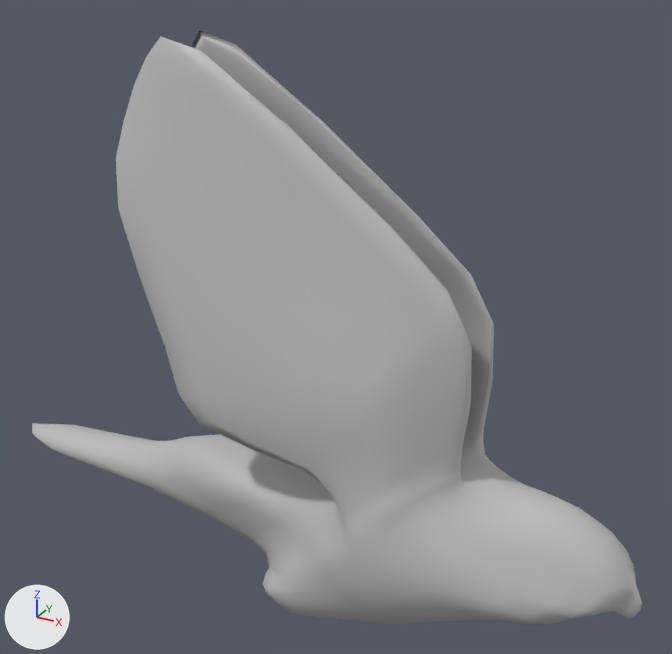
The FBX model ReEngineApp/_Binary/Data/MFBX/Birbs/falconBody.fbx, before and after one commit.
One viewpoint serves both versions: a camera (50 mm lens) standing at (0.017, -0.0256, 0.0214) and looking at (0.0023, 0.0011, 0.008). Arrows for +X, +Y and +Z are at lower left; the lights stay in place. Where no turn or scale is listed for an object, it has been applied to the vertices.

The older version as bpy lines, for what is in view:
```python
mat_lambert1 = principled_material('lambert1')
mat_lambert1.base_color = (0.5, 0.5, 0.5)  # grey #bcbcbc
me_mesh = bpy.data.meshes.new('Mesh')
me_mesh.from_pydata(...)  # 1198 vertices, 1196 faces; spans x -0.0127..0.014, y -0.0034..0.0034, z -0.0025..0.0179
me_mesh.materials.append(mat_lambert1)  # grey #bcbcbc
ob_psphere3 = bpy.data.objects.new('pSphere3', me_mesh)
ob_psphere3.location = (0.0, 0.0, 0.0)
```
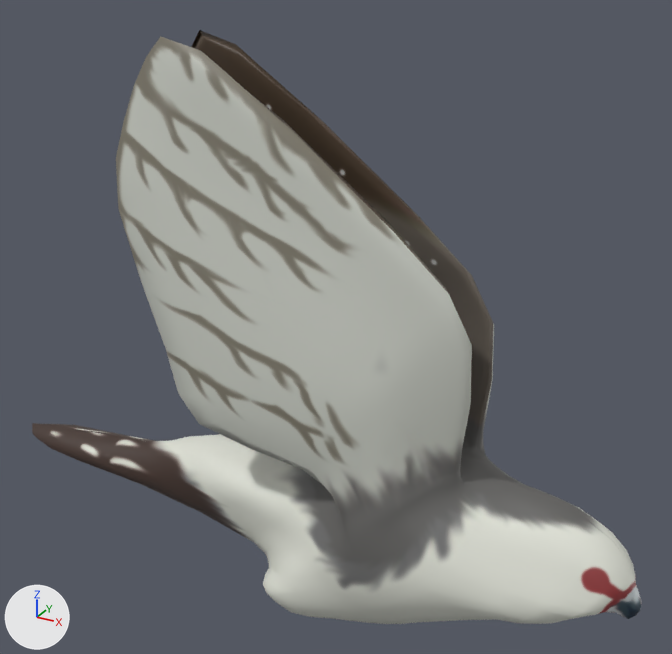
What differs and where, as boxes (x1, y1, x2, y2) in the pictures (672 x 654 px):
```json
{"object": "pSphere3", "change": "surface changed", "before": [32, 30, 642, 624], "after": [32, 30, 642, 624]}
```

The change, as JSON lines over the scene's bpy script:
```json
{"op": "add", "block": "img_falcondiffuse_png", "code": ["img_falcondiffuse_png = load_image('falconDiffuse.png', '../../Textures/falconDiffuse.png', 1024, 1024, 'sRGB')"]}
{"op": "remove", "block": "mat_lambert1", "code": "mat_lambert1.base_color = (0.5, 0.5, 0.5)  # grey #bcbcbc"}
{"op": "add", "block": "mat_lambert1", "code": "mat_lambert1.texture = img_falcondiffuse_png"}
{"block": "me_mesh", "where": "me_mesh.from_pydata(...)  # 1198 vertices, 1196 faces; spans x -0.0127..0.014, y -0.0034..0.0034, z -0.0025..0.0179"}
{"block": "me_mesh", "where": "# used by ob_psphere3; location = (0.0, 0.0, 0.0)"}
{"block": "me_mesh", "change": "me_mesh part 1: texture (UV) coordinates of 1196 of 1196 faces, centred in x -0.0124..0.014, y -0.0033..0.0033, z -0.0025..0.0175, changed; they spanned u 0.4..0.91, v 0.02..1.0 and now span u 0.06..0.98, v 0.06..0.99"}
```
